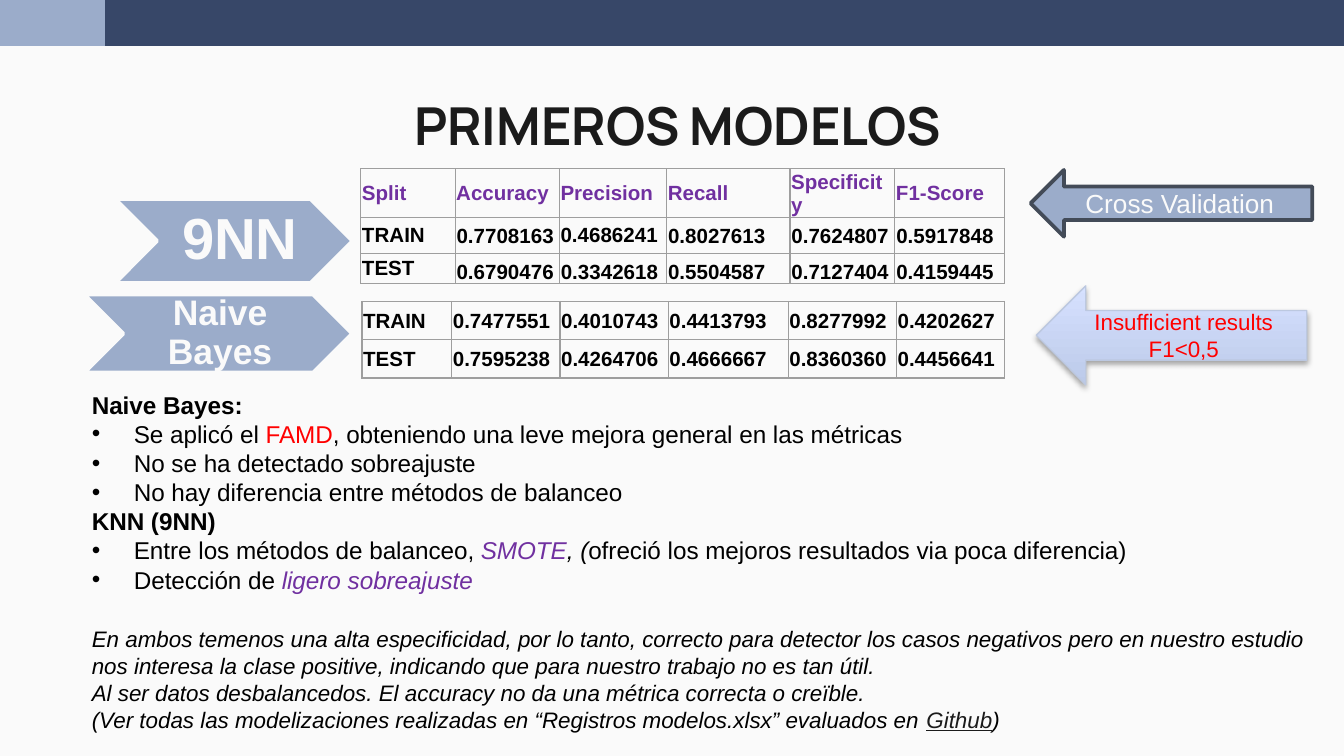
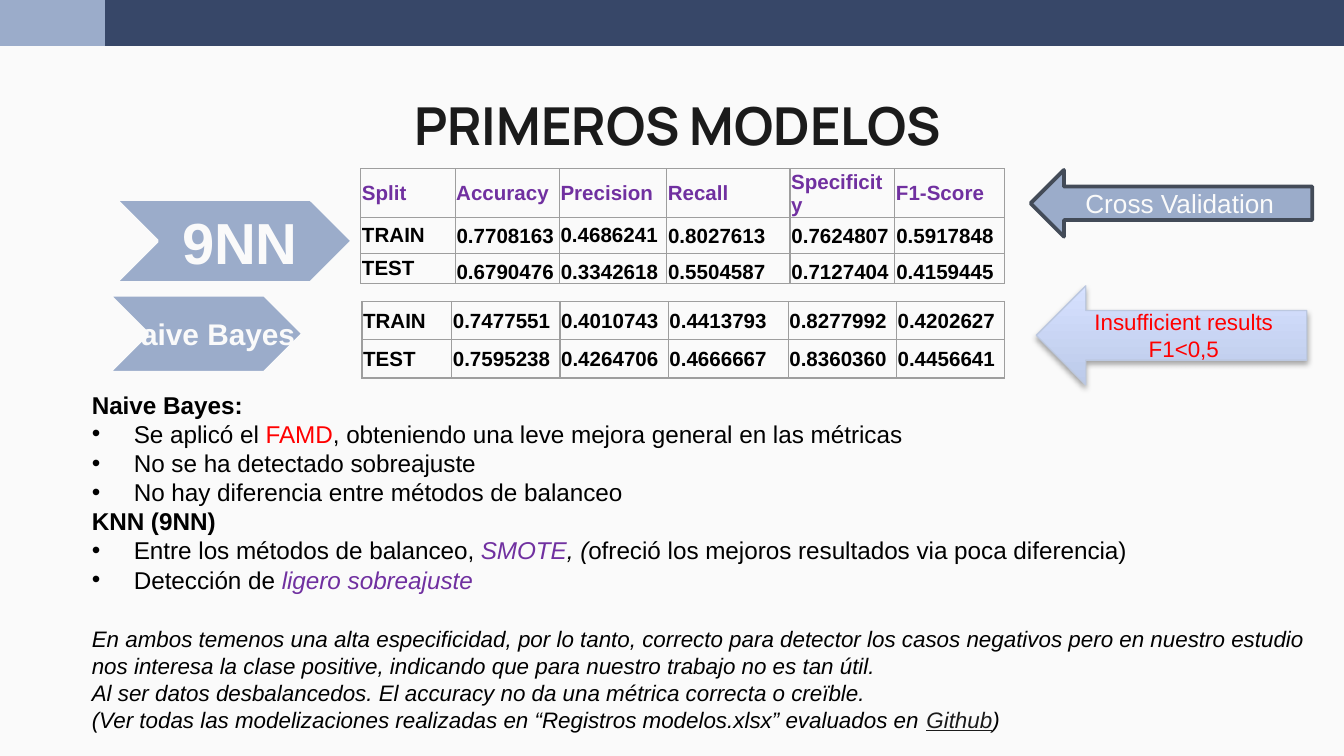
Before and after one commit to wen2111/Mineria, a slide deck: slide 11 of Entrega_2/00.REPORTE/Reporte_Grupo5.pptx. Drawn at 1344x756 pixels with LibreOffice and Linux fonts; fonts in the diff are those of the drawing. Boxes give left, top, right and bottom in pixels: in the first picture for what was removed or moved away, otherwise in the second. Text is boxed around its words. In the diff, an @@ line names an element or a change of style, - is before the commit and + after.

```diff
--- a/Entrega_2/00.REPORTE/Reporte_Grupo5.pptx
+++ b/Entrega_2/00.REPORTE/Reporte_Grupo5.pptx
@@ text "9NN" at (182, 224, 298, 265): line spacing 0.9 to 1 @@
@@ text "Naive Bayes": place and size @@
-text "Naive Bayes" at (168, 299, 272, 371)
+text "Naive Bayes" at (120, 322, 295, 351)
@@ text "Naive Bayes" at (120, 322, 295, 351): size 19 to 16 pt; line spacing 0.9 to 1; less space between paragraphs @@
@@ chevron: place and size @@
-chevron at (85, 294, 352, 372)
+chevron at (109, 294, 304, 372)
```
Also in this commit, not shown: 2 other slides changed.
